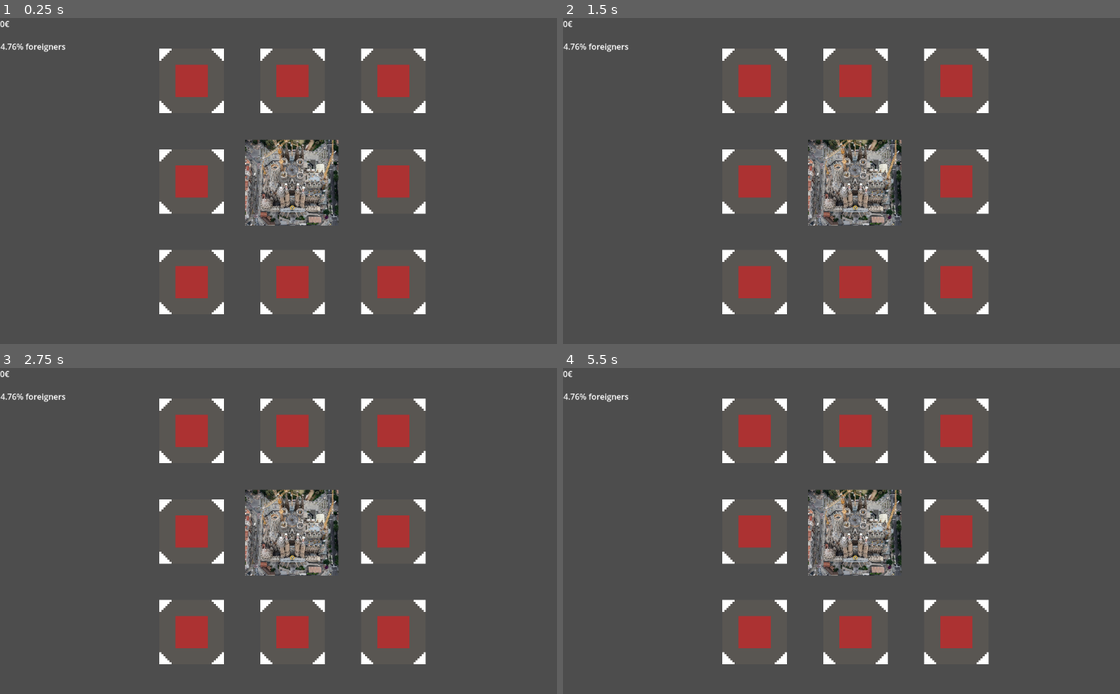
Above: before the commit, frames 1-4 (two rows, left to right).
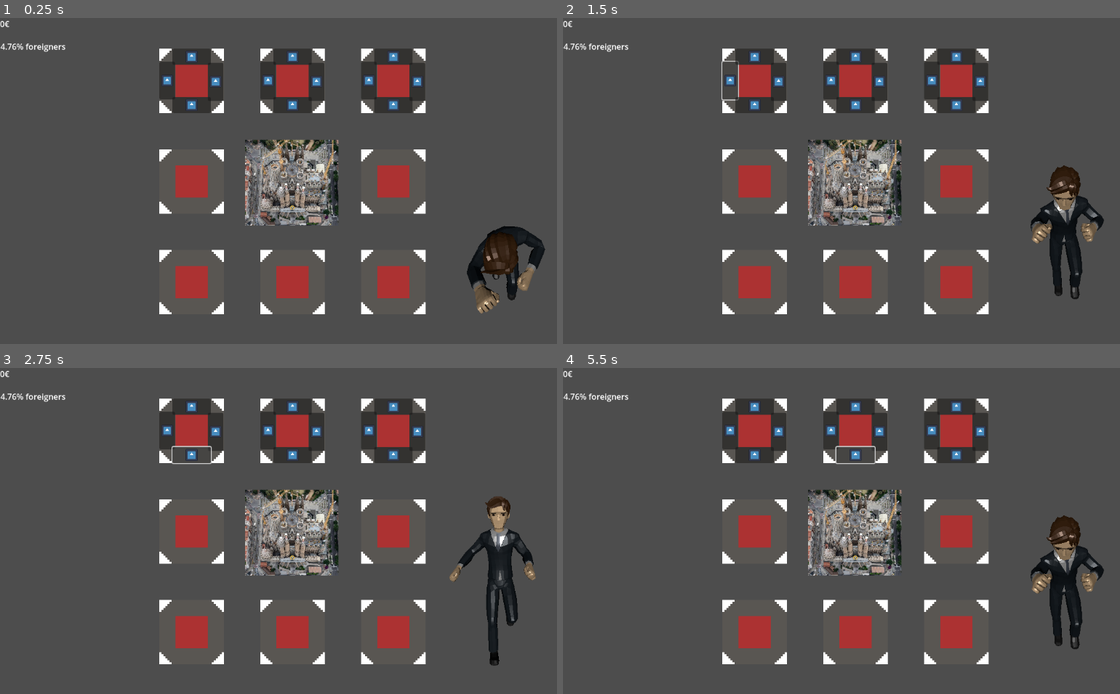
Above: after the commit, the same moments.

Repository: Kojithecat/FuckCapitalismJAM
Game: Godot game, scene res://Scenes/game.tscn
Two runs of this game, one before a commit and one after it. Both use one fixed random seed, a clock stepped at 60 frames per second and the inputs below. The engine's default icon, where the game draws it, is replaced by a stand-in: a white triangle on a blue panel in a dark square.
Inputs (mouse positions are in pixels of both pictures, inside the frame that each line leads up to):
- Up to frame 1 (0.25 s): no input
- Up to frame 2 (1.5 s): click (780, 83) at 0.52 s; click (730, 79) at 1.27 s
- Up to frame 3 (2.75 s): click (189, 456) at 2.02 s
- Up to frame 4 (5.5 s): click (752, 407) at 2.77 s; click (880, 433) at 3.52 s; click (830, 429) at 4.27 s; click (858, 456) at 5.02 s

The runs differ from the first frame. In frame 1, 5.8% of the frame differs, in the area x 28-98%, y 9-91%; in frame 2, 6.0%; in frame 3, 5.9%; in frame 4, 6.0%, in the area x 28-98%, y 9-87%.

Commit message:
Added businessman to the 2d scene

Diff:
--- /dev/null
+++ b/Scenes/BusinessMan.tscn
@@ -0,0 +1,91 @@
+[gd_scene load_steps=4 format=3 uid="uid://dek0xvfrrdxtb"]
+
+[ext_resource type="PackedScene" uid="uid://ddquoy7sjeaax" path="res://assets/3d/Business Man.glb" id="1_ga0m5"]
+[ext_resource type="Script" uid="uid://0xhdfyj8rr5s" path="res://Scenes/animation_player.gd" id="2_b1lmm"]
+
+[sub_resource type="StandardMaterial3D" id="StandardMaterial3D_ga0m5"]
+resource_name = "Skin"
+albedo_color = Color(0.731236, 0.613314, 0.473951, 1)
+metallic = 0.2
+metallic_specular = 0.2
+roughness = 0.415087
+metadata/extras = {
+"fromFBX": {
+"isTruePBR": false,
+"shadingModel": "Phong"
+}
+}
+
+[node name="Root Scene" instance=ExtResource("1_ga0m5")]
+
+[node name="Skeleton3D" parent="RootNode/CharacterArmature" index="0"]
+bones/1/position = Vector3(4.53219e-06, 0.00811811, -0.000456057)
+bones/1/rotation = Quaternion(7.93459e-37, 2.38419e-07, -1.75887e-31, 1)
+bones/3/rotation = Quaternion(0.0477816, 4.37525e-07, 2.93594e-08, 0.998858)
+bones/4/rotation = Quaternion(0.146591, -0.161299, -0.0153433, 0.975837)
+bones/5/rotation = Quaternion(0.00363649, 3.49257e-09, -3.72273e-09, 0.999993)
+bones/6/rotation = Quaternion(-0.00947105, 6.77982e-07, -8.58601e-10, 0.999955)
+bones/7/rotation = Quaternion(-0.07624, 0.144652, 0.0295036, 0.9861)
+bones/9/position = Vector3(0.000987398, 0.000290176, 0.000212757)
+bones/9/rotation = Quaternion(0.477878, 0.807635, 0.0803545, -0.336008)
+bones/10/rotation = Quaternion(0.599088, -0.322038, -0.387367, -0.62236)
+bones/11/rotation = Quaternion(-0.152001, 0.00415915, -0.602137, 0.783779)
+bones/12/rotation = Quaternion(0.0112397, 0.0177445, 0.0104792, 0.999725)
+bones/14/rotation = Quaternion(-0.741193, -0.0916489, 0.0458297, 0.663425)
+bones/15/rotation = Quaternion(-0.620677, 0.00746438, -0.0140447, 0.783905)
+bones/16/rotation = Quaternion(-0.867926, 0.0641336, -0.21632, 0.44249)
+bones/19/rotation = Quaternion(-0.746977, 0.0295104, -0.0334434, 0.663352)
+bones/20/rotation = Quaternion(-0.641345, -0.0369972, -0.0801333, 0.762159)
+bones/21/rotation = Quaternion(-0.923386, -0.0460728, -0.0639175, 0.375701)
+bones/24/rotation = Quaternion(-0.729788, 0.132758, -0.102163, 0.662833)
+bones/25/rotation = Quaternion(-0.54042, 0.0807197, -0.264057, 0.794799)
+bones/26/rotation = Quaternion(-0.69467, 0.00921622, -0.521252, 0.495626)
+bones/29/rotation = Quaternion(-0.633922, 0.240592, -0.15567, 0.718349)
+bones/30/rotation = Quaternion(-0.647841, -0.112869, -0.134306, 0.7413)
+bones/31/rotation = Quaternion(-0.874262, -0.042289, 0.000567625, 0.483608)
+bones/33/rotation = Quaternion(-0.0423722, 0.433404, -0.283571, 0.854373)
+bones/34/rotation = Quaternion(0.153732, 0.0259314, 0.0771677, 0.984753)
+bones/35/rotation = Quaternion(-0.370077, -0.0926991, 0.375262, 0.844765)
+bones/37/position = Vector3(-0.000980478, 0.000290177, 0.000212758)
+bones/37/rotation = Quaternion(-0.481609, 0.800995, 0.075033, 0.347605)
+bones/38/rotation = Quaternion(-0.567422, -0.465394, -0.431952, 0.524269)
+bones/39/rotation = Quaternion(-0.213348, -0.0520066, 0.501233, 0.836985)
+bones/40/rotation = Quaternion(0.00502026, -0.0060086, 0.0459269, 0.998914)
+bones/42/rotation = Quaternion(-0.741193, 0.0916489, -0.0458297, 0.663425)
+bones/43/rotation = Quaternion(-0.620677, -0.00746437, 0.0140447, 0.783905)
+bones/44/rotation = Quaternion(-0.867926, -0.0641335, 0.21632, 0.442491)
+bones/47/rotation = Quaternion(-0.746977, -0.0295104, 0.0334434, 0.663352)
+bones/48/rotation = Quaternion(-0.641345, 0.0369972, 0.0801333, 0.762159)
+bones/49/rotation = Quaternion(-0.923386, 0.0460729, 0.0639175, 0.375701)
+bones/52/rotation = Quaternion(-0.729788, -0.132758, 0.102163, 0.662833)
+bones/53/rotation = Quaternion(-0.54042, -0.0807198, 0.264057, 0.794799)
+bones/54/rotation = Quaternion(-0.69467, -0.00921623, 0.521252, 0.495626)
+bones/56/rotation = Quaternion(0.0170325, 0.07192, -0.226359, 0.971236)
+bones/57/rotation = Quaternion(-0.633922, -0.240592, 0.15567, 0.718349)
+bones/58/rotation = Quaternion(-0.64784, 0.112869, 0.134306, 0.7413)
+bones/59/rotation = Quaternion(-0.874262, 0.042289, -0.000567657, 0.483608)
+bones/61/rotation = Quaternion(-0.0423721, -0.433404, 0.283571, 0.854373)
+bones/62/rotation = Quaternion(0.153732, -0.0259313, -0.0771676, 0.984753)
+bones/63/rotation = Quaternion(-0.370077, 0.0926991, -0.375262, 0.844765)
+bones/65/rotation = Quaternion(-0.701257, -0.0181098, 0.712676, 0.00179517)
+bones/66/rotation = Quaternion(0.532045, 0.465756, -0.532045, 0.465756)
+bones/68/rotation = Quaternion(0.68549, 0.192934, 0.685422, 0.151912)
+bones/69/rotation = Quaternion(0.2111, -0.674861, 0.211099, 0.674861)
+bones/71/position = Vector3(0.00120592, 0.00559615, -0.00543845)
+bones/71/rotation = Quaternion(0.928709, -1.03265e-05, 2.60472e-05, -0.370809)
+bones/73/position = Vector3(0.0014239, 0.00420553, 0.00628641)
+bones/75/position = Vector3(-0.000685071, 0.000227517, 0.00119401)
+bones/77/position = Vector3(-0.000833701, 0.00423264, 0.0065894)
+bones/77/rotation = Quaternion(-0.00267377, -3.40937e-05, 9.11591e-08, 0.999996)
+
+[node name="Suit_Head" parent="RootNode/CharacterArmature/Skeleton3D" index="3"]
+surface_material_override/0 = SubResource("StandardMaterial3D_ga0m5")
+
+[node name="AnimationPlayer" parent="." index="1"]
+script = ExtResource("2_b1lmm")
+
+[node name="Camera3D" type="Camera3D" parent="." index="2"]
+transform = Transform3D(1, 0, 0, 0, 1, 0, 0, 0, 1, 0, 1, 2)
+
+[node name="DirectionalLight3D" type="DirectionalLight3D" parent="." index="3"]
+transform = Transform3D(1, 0, 0, 0, 1, 0, 0, 0, 1, -0.877556, 14.8623, 0.100881)
--- /dev/null
+++ b/Scenes/animation_player.gd
@@ -0,0 +1,4 @@
+extends AnimationPlayer
+
+func _ready() -> void:
+	play("CharacterArmature|Roll")
--- a/Scenes/game.tscn
+++ b/Scenes/game.tscn
@@ -1,10 +1,13 @@
-[gd_scene load_steps=6 format=3 uid="uid://bjaaer4g8a6gw"]
+[gd_scene load_steps=9 format=3 uid="uid://bjaaer4g8a6gw"]
 
 [ext_resource type="Script" uid="uid://c1iuwc684ogay" path="res://Scripts/game.gd" id="1_wrm1d"]
 [ext_resource type="Script" uid="uid://d8bkxw8op8sv" path="res://Scripts/money.gd" id="2_3dryh"]
 [ext_resource type="Script" uid="uid://dseuup1saf4vf" path="res://Scripts/percentatge.gd" id="3_wowpa"]
 [ext_resource type="Texture2D" uid="uid://dg5konf1tk1s8" path="res://assets/IllaPlaceholder.png" id="4_3dryh"]
+[ext_resource type="Texture2D" uid="uid://d31x7dxps0u0g" path="res://icon.svg" id="5_i6g32"]
 [ext_resource type="Texture2D" uid="uid://dicdd0ycwp1db" path="res://assets/SaFa.jpg" id="5_wowpa"]
+[ext_resource type="Script" uid="uid://dgf2ta6uyh6ak" path="res://sub_viewport.gd" id="7_1l0tm"]
+[ext_resource type="PackedScene" uid="uid://dek0xvfrrdxtb" path="res://Scenes/BusinessMan.tscn" id="8_v158k"]
 
 [node name="Game" type="Node2D"]
 script = ExtResource("1_wrm1d")
@@ -30,17 +33,119 @@
 position = Vector2(380, 125)
 texture = ExtResource("4_3dryh")
 
+[node name="Button" type="Button" parent="Map/Block1"]
+offset_left = 412.0
+offset_top = 89.0
+offset_right = 443.0
+offset_bottom = 165.0
+icon = ExtResource("5_i6g32")
+expand_icon = true
+
+[node name="Button3" type="Button" parent="Map/Block1"]
+offset_left = 316.0
+offset_top = 87.0
+offset_right = 347.0
+offset_bottom = 162.0
+icon = ExtResource("5_i6g32")
+expand_icon = true
+
+[node name="Button2" type="Button" parent="Map/Block1"]
+offset_left = 342.0
+offset_top = 157.0
+offset_right = 418.0
+offset_bottom = 189.0
+icon = ExtResource("5_i6g32")
+icon_alignment = 1
+expand_icon = true
+
+[node name="Button4" type="Button" parent="Map/Block1"]
+offset_left = 342.0
+offset_top = 61.0
+offset_right = 418.0
+offset_bottom = 93.0
+icon = ExtResource("5_i6g32")
+icon_alignment = 1
+expand_icon = true
+
 [node name="Block2" type="Node2D" parent="Map"]
 
 [node name="Sprite2D" type="Sprite2D" parent="Map/Block2"]
 position = Vector2(580, 125)
 texture = ExtResource("4_3dryh")
 
+[node name="Button5" type="Button" parent="Map/Block2"]
+offset_left = 612.0
+offset_top = 89.0
+offset_right = 643.0
+offset_bottom = 165.0
+icon = ExtResource("5_i6g32")
+expand_icon = true
+
+[node name="Button6" type="Button" parent="Map/Block2"]
+offset_left = 516.0
+offset_top = 87.0
+offset_right = 547.0
+offset_bottom = 162.0
+icon = ExtResource("5_i6g32")
+expand_icon = true
+
+[node name="Button7" type="Button" parent="Map/Block2"]
+offset_left = 542.0
+offset_top = 157.0
+offset_right = 618.0
+offset_bottom = 189.0
+icon = ExtResource("5_i6g32")
+icon_alignment = 1
+expand_icon = true
+
+[node name="Button8" type="Button" parent="Map/Block2"]
+offset_left = 542.0
+offset_top = 61.0
+offset_right = 618.0
+offset_bottom = 93.0
+icon = ExtResource("5_i6g32")
+icon_alignment = 1
+expand_icon = true
+
 [node name="Block3" type="Node2D" parent="Map"]
 
 [node name="Sprite2D" type="Sprite2D" parent="Map/Block3"]
 position = Vector2(780, 125)
 texture = ExtResource("4_3dryh")
+
+[node name="Button9" type="Button" parent="Map/Block3"]
+offset_left = 812.0
+offset_top = 89.0
+offset_right = 843.0
+offset_bottom = 165.0
+icon = ExtResource("5_i6g32")
+expand_icon = true
+
+[node name="Button10" type="Button" parent="Map/Block3"]
+offset_left = 716.0
+offset_top = 87.0
+offset_right = 747.0
+offset_bottom = 162.0
+icon = ExtResource("5_i6g32")
+expand_icon = true
+
+[node name="Button11" type="Button" parent="Map/Block3"]
+offset_left = 742.0
+offset_top = 157.0
+offset_right = 818.0
+offset_bottom = 189.0
+icon = ExtResource("5_i6g32")
+icon_alignment = 1
+expand_icon = true
+
+[node name="Button12" type="Button" parent="Map/Block3"]
+offset_left = 742.0
+offset_top = 61.0
+offset_right = 818.0
+offset_bottom = 93.0
+icon = ExtResource("5_i6g32")
+icon_alignment = 1
+expand_icon = true
 
 [node name="Block4" type="Node2D" parent="Map"]
 
@@ -78,3 +183,12 @@
 [node name="Sprite2D" type="Sprite2D" parent="Map/Block9"]
 position = Vector2(780, 525)
 texture = ExtResource("4_3dryh")
+
+[node name="SubViewport" type="SubViewport" parent="."]
+transparent_bg = true
+script = ExtResource("7_1l0tm")
+
+[node name="Root Scene" parent="SubViewport" instance=ExtResource("8_v158k")]
+
+[node name="BusinessMan" type="Sprite2D" parent="."]
+position = Vector2(992, 408)
--- a/Scripts/game.gd
+++ b/Scripts/game.gd
@@ -1 +1,8 @@
 extends Node2D
+
+@onready var viewport = $SubViewport
+@onready var sprite = $BusinessMan
+
+func _process(delta):
+	var texture = viewport.get_texture()
+	sprite.texture = texture
--- /dev/null
+++ b/sub_viewport.gd
@@ -0,0 +1 @@
+extends SubViewport
Not shown, added: Scenes/animation_player.gd.uid
Empty file added: Scripts/3dAnimation.gd
Not shown, added: Scripts/3dAnimation.gd.uid
Binary file added: assets/3d/Business Man.glb
Not shown, added: assets/3d/Business Man.glb.import
Not shown, added: sub_viewport.gd.uid
